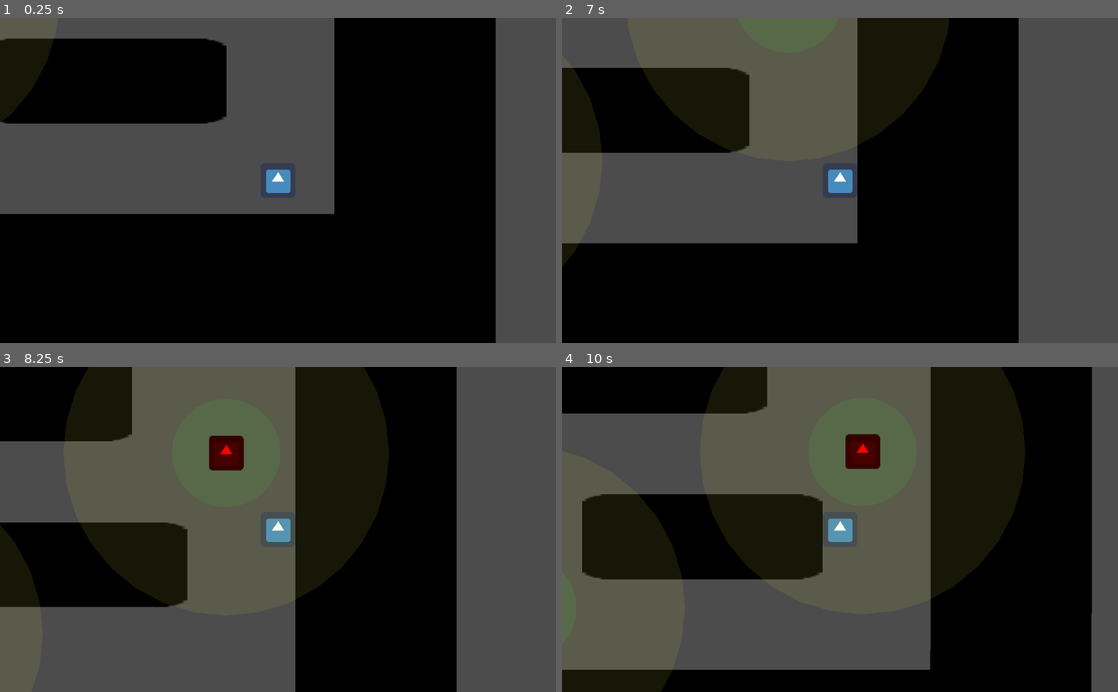
Above: before the commit, frames 1-4 (two rows, left to right).
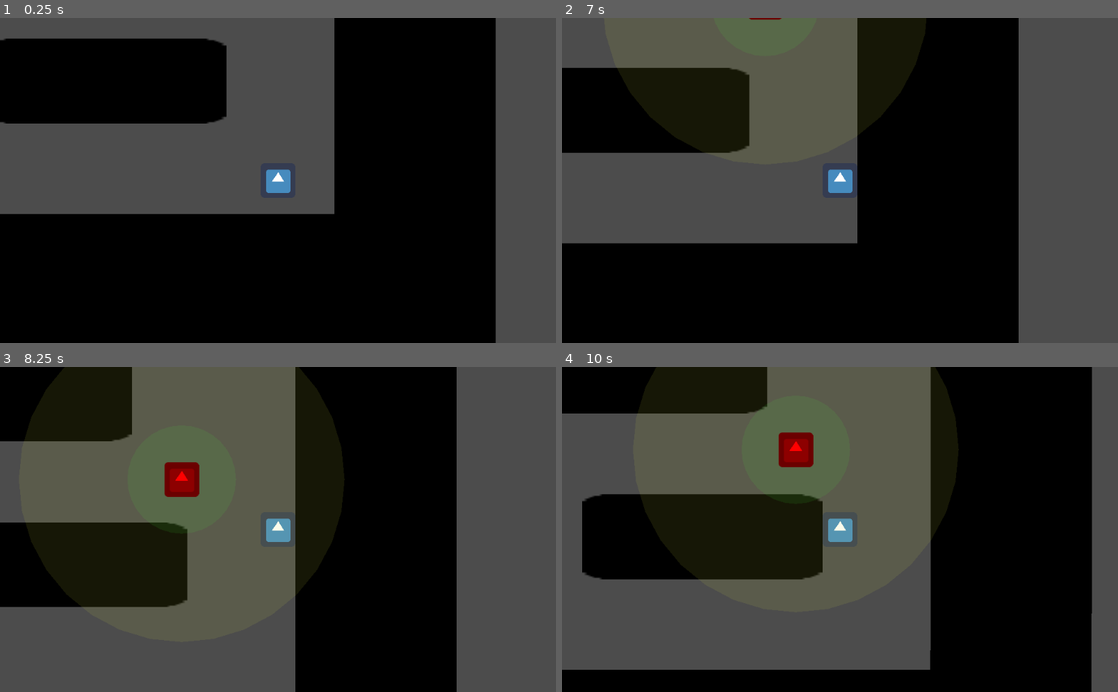
Above: after the commit, the same moments.

Repository: MeTuS12/blackthornJam
Game: Godot game, scene res://Main.tscn
Two runs of this game, one before a commit and one after it. Both use one fixed random seed, a clock stepped at 60 frames per second and the inputs below. The engine's default icon, where the game draws it, is replaced by a stand-in: a white triangle on a blue panel in a dark square.
Inputs:
- Up to frame 1 (0.25 s): no input
- Up to frame 2 (7 s): tap Enter at 0.5, 2 s; hold Right (ui_right) 0.53-1.28 s; tap Space at 1.25, 2.75 s; hold Down (ui_down) 1.28-2.03 s; hold Right (ui_right) 2.03-2.78 s; hold Up (ui_up) 2.78-3.53 s; hold Left (ui_left) 3.53-5.03 s; hold Down (ui_down) 5.03-5.78 s; hold Right (ui_right) 5.78-6.53 s; hold Up (ui_up) from 6.53 s (still down)
- Up to frame 3 (8.25 s): release Up (ui_up) at 7.28 s; hold Right (ui_right) 7.28-8.03 s; hold Down (ui_down) from 8.03 s (still down)
- Up to frame 4 (10 s): release Down (ui_down) at 8.78 s; hold Left (ui_left) 8.78-9.53 s; hold Up (ui_up) from 9.53 s (still down)

The runs differ from the first frame. In frame 2, less than 0.1% of the frame differs, in the area x 33-40%, y 0-1%; in frame 3, 1.3%; in frame 4, 1.7%, in the area x 0-58%, y 20-86%.

Commit message:
Error vision

Diff:
--- a/Main.tscn
+++ b/Main.tscn
@@ -160,18 +160,9 @@
 [node name="Player" parent="." instance=ExtResource( 1 )]
 position = Vector2( 1333.94, 579.213 )
 
-[node name="Enemy" parent="." instance=ExtResource( 2 )]
-position = Vector2( -49.6414, -58.1363 )
-
 [node name="Enemy2" parent="." instance=ExtResource( 2 )]
 position = Vector2( 1296.69, -58.1363 )
 
-[node name="Enemy3" parent="." instance=ExtResource( 2 )]
-position = Vector2( 632.009, 243.091 )
-
-[node name="Enemy4" parent="." instance=ExtResource( 2 )]
-position = Vector2( -21.3572, 557.046 )
-
 [node name="pick_up" parent="." instance=ExtResource( 4 )]
 position = Vector2( -25.4559, 548.715 )
 
--- a/Nodes/Enemy.gd
+++ b/Nodes/Enemy.gd
@@ -44,6 +44,7 @@
 var hit_pos = null
 var vis_color = Color(.867,.91,.247,.1)
 var ear_color = Color(.247,.91,.247,.1)
+var target_min_distance_color = Color(.947,.91,.247,.1)
 
 var state = STATE.WAIT
 
@@ -90,18 +91,18 @@
 		call(state_str, delta)
 
 	if view_target:
-		aim()
-
-
-
-func aim():
+		ray()
+
+
+
+func ray():
 	var space_state = get_world_2d().direct_space_state
 	var result = space_state.intersect_ray(position, view_target.position, [self])
-
 	if result:
-		hit_pos = result.position
 		if result.collider.name == "Player":
-			$Sprite.self_modulate.r = 2.0
+				hit_pos = result.position
+				$Sprite.self_modulate.r = 2.0
+				change_state(STATE.CHASING)
 
 
 
@@ -131,7 +132,7 @@
 func check_sound():
 	var distance_to_player = position.distance_to(player.position)
 
-	if distance_to_player < DISTANCE_WALK:
+	if distance_to_player < DISTANCE_RUN:
 		if player.is_running():
 			target_point = player.position
 			change_state(STATE.AWARE)
@@ -223,6 +224,7 @@
 
 
 func CHASING(_delta):
+	path = navigation.get_simple_path(position, hit_pos)
 	move_in_path(_delta)
 	is_aware = true
 
--- a/Nodes/Enemy.tscn
+++ b/Nodes/Enemy.tscn
@@ -8,7 +8,7 @@
 height = 0.0
 
 [sub_resource type="CircleShape2D" id=2]
-radius = 193.01
+radius = 360.0
 
 [node name="Enemy" type="KinematicBody2D"]
 collision_layer = 2
@@ -26,7 +26,6 @@
 collision_layer = 0
 
 [node name="CollisionShape2D" type="CollisionShape2D" parent="ViewZone"]
-position = Vector2( -224, -1 )
 rotation = 1.5708
 shape = SubResource( 2 )
 [connection signal="body_entered" from="ViewZone" to="." method="_on_ViewZone_body_entered"]
